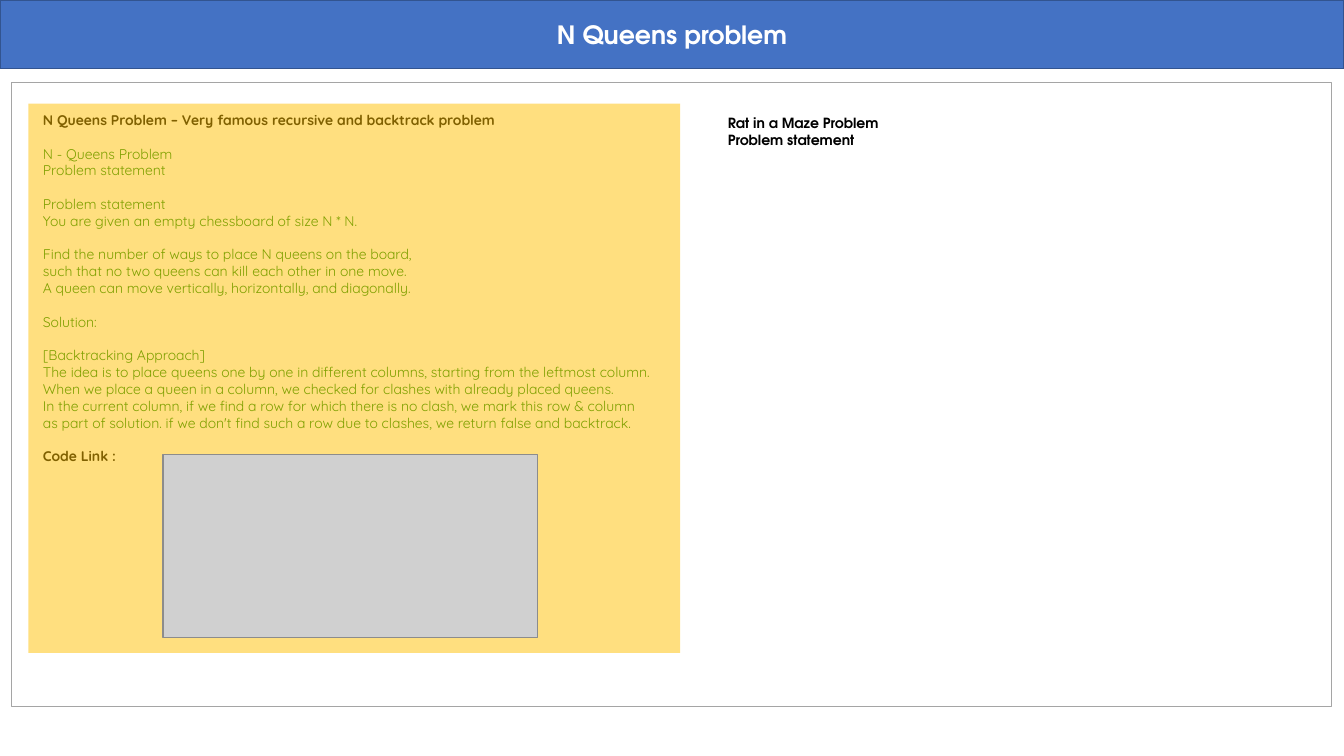
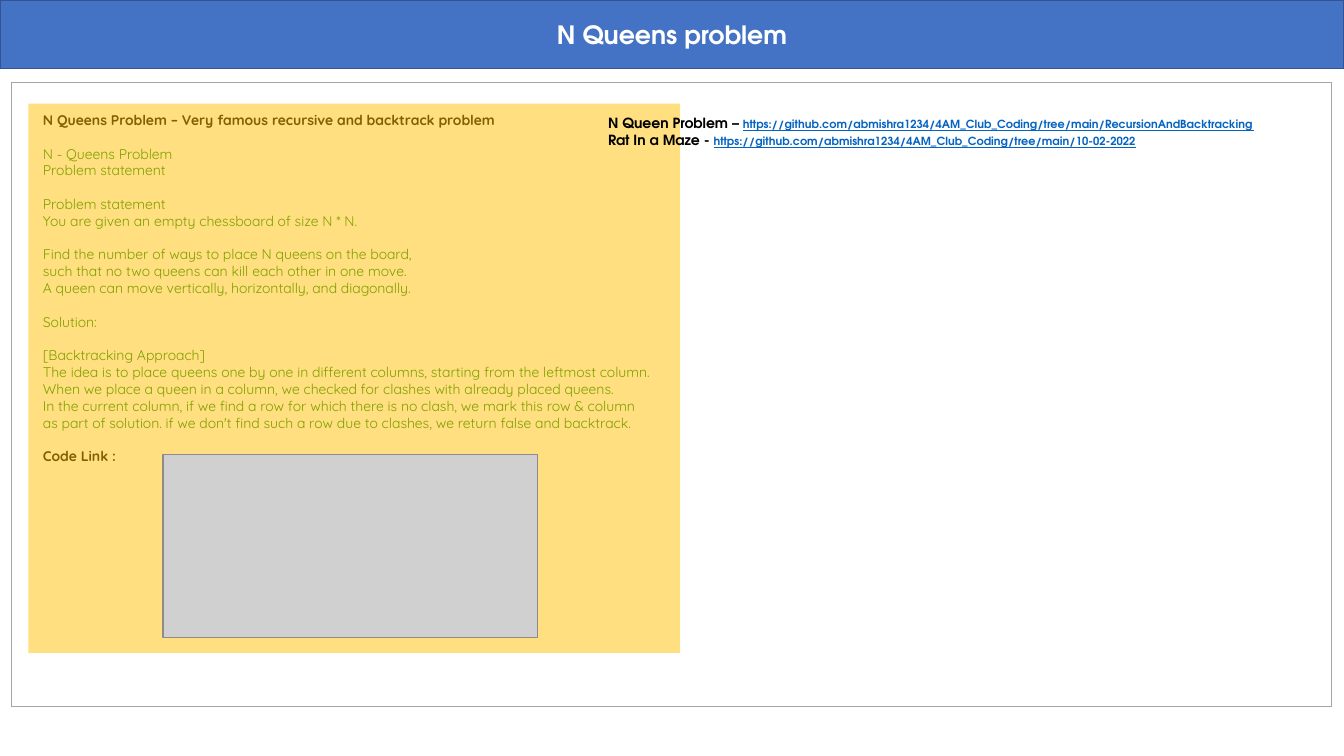
Before and after one commit to abmishra1234/4AM_Club_Coding, a slide deck: slide 10 of RecursionAndBacktracking/Recursion_Backtracking.pptx. Drawn at 1344x756 pixels with LibreOffice and Linux fonts; fonts in the diff are those of the drawing; grey boxes stand for pictures. Boxes give left, top, right and bottom in pixels: in the first picture for what was removed or moved away, otherwise in the second. Text is boxed around its words. In the diff, an @@ line names an element or a change of style, - is before the commit and + after.

Commit message:
updated

```diff
--- a/RecursionAndBacktracking/Recursion_Backtracking.pptx
+++ b/RecursionAndBacktracking/Recursion_Backtracking.pptx
@@ text at box(608, 113, 1253, 151): text changed; size 10 to 8 pt; text colour #000000 to #0563C1 @@
-Rat in a Maze Problem
-Problem statement
+N Queen Problem – https://github.com/abmishra1234/4AM_Club_Coding/tree/main/RecursionAndBacktracking
+Rat In a Maze - https://github.com/abmishra1234/4AM_Club_Coding/tree/main/10-02-2022
```
Also in this commit, not shown: 2 other slides changed.
